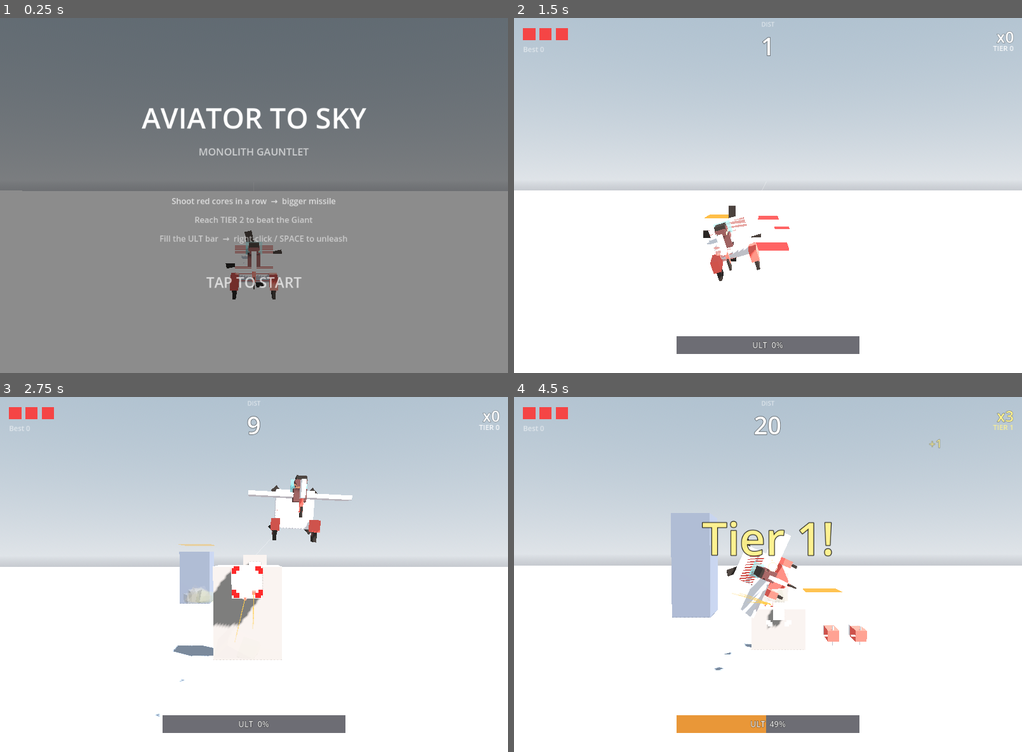
Above: before the commit, frames 1-4 (two rows, left to right).
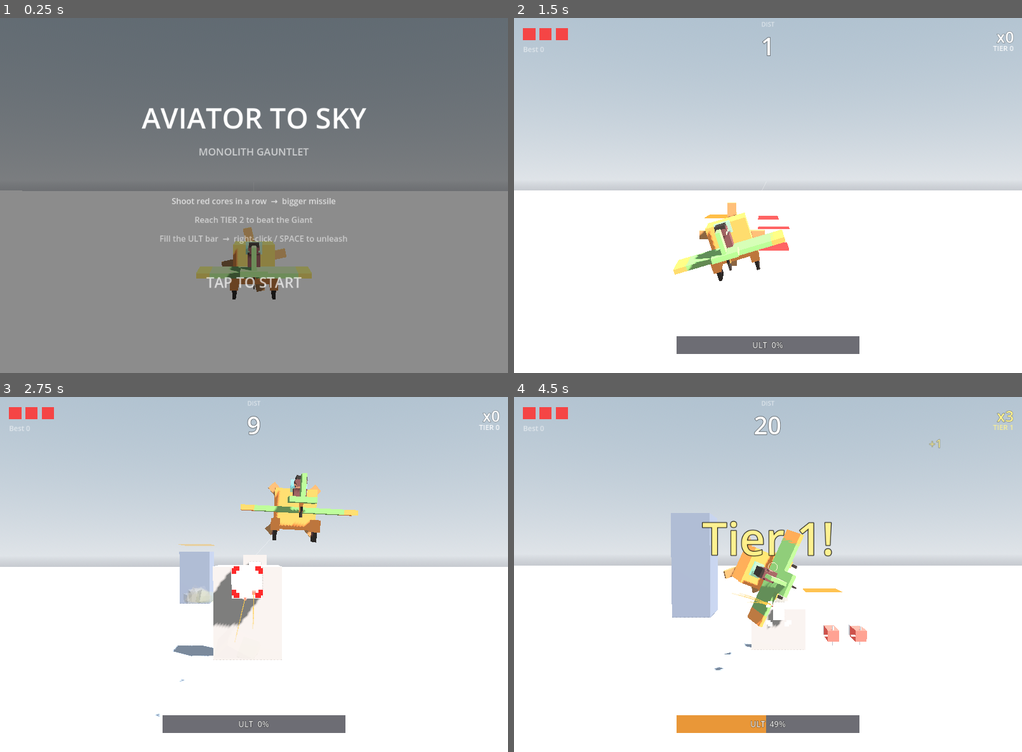
Above: after the commit, the same moments.

Repository: weathermanho/supercent
Game: Godot game, scene res://scenes/Main.tscn
Two runs of this game, one before a commit and one after it. Both use one fixed random seed, a clock stepped at 60 frames per second and the inputs below.
Inputs (mouse positions are in pixels of both pictures, inside the frame that each line leads up to):
- Up to frame 1 (0.25 s): no input
- Up to frame 2 (1.5 s): tap Enter at 0.5, 1.25 s; move the mouse to (879, 177) at 0.52 s; hold Right mouse button (fire_missle) 0.53-1.25 s; click (879, 177) at 0.67 s; drag from (666, 213) to (742, 266) at 1.27 s
- Up to frame 3 (2.75 s): move the mouse to (304, 496) at 2.02 s; hold Right mouse button (fire_missle) from 2.03 s (still down); click (304, 496) at 2.17 s
- Up to frame 4 (4.5 s): release Right mouse button (fire_missle) at 2.75 s; drag from (742, 645) to (615, 521) at 2.77 s; move the mouse to (920, 627) at 3.52 s; hold Right mouse button (fire_missle) 3.53-4.25 s; click (920, 627) at 3.67 s; drag from (615, 521) to (691, 485) at 4.27 s

The runs differ from the first frame. In frame 1, 1.5% of the frame differs, in the area x 38-62%, y 58-78%; in frame 2, 1.7%; in frame 3, 1.6%; in frame 4, 1.8%, in the area x 41-58%, y 37-65%.

Commit message:
feat(plane): 비행기를 초록/주황 복스 비행기로 리스킨 (image.png 레퍼런스)
레퍼런스 = 마인크래프트풍 초록 동체 + 주황 액센트 + 나무 프로펠러 +
가죽 항공모 파일럿.

GameColors: PLANE_GREEN / GREEN_DARK / ORANGE / WOOD / LEATHER 추가.

AirPlane:
- 동체(tapered) RED → PLANE_GREEN.
- 엔진 카울 WHITE → PLANE_ORANGE + 주황 trim 밴드.
- 수직 핀 + 수평 스태빌라이저 초록.
- 저익(low-wing) 초록 + 주황 날개끝.
- 프로펠러 갈색 나무(PLANE_WOOD) 블레이드 + 짙은 허브.
- 휠 프로텍터 / 서스펜션 RED → ORANGE.

Pilot은 이미 갈색 가죽 캡/고글 톤이라 유지.

Co-Authored-By: Claude Opus 4.7 <noreply@anthropic.com>

Diff:
--- a/godot_project/scripts/AirPlane.gd
+++ b/godot_project/scripts/AirPlane.gd
@@ -33,23 +33,37 @@
 func _ready() -> void:
 	corners.resize(8)
 
-	# Cockpit (tapered box)
-	add_child(BoxFactory.make_tapered_box(80, 50, 50, GameColors.RED))
-
-	# Engine
-	var engine := BoxFactory.make_box(20, 50, 50, GameColors.WHITE)
+	# Fuselage / cockpit (tapered box) — green body.
+	add_child(BoxFactory.make_tapered_box(80, 50, 50, GameColors.PLANE_GREEN))
+
+	# Engine cowl — orange nose block (the reference's bright orange front).
+	var engine := BoxFactory.make_box(22, 52, 52, GameColors.PLANE_ORANGE)
 	engine.position = Vector3(50.0, 0.0, 0.0)
 	add_child(engine)
 
-	# Tail
-	var tail := BoxFactory.make_box(15, 20, 5, GameColors.WHITE)
-	tail.position = Vector3(-40.0, 20.0, 0.0)
+	# Orange trim band where cowl meets the green body.
+	var trim := BoxFactory.make_box(8, 52, 54, GameColors.PLANE_ORANGE)
+	trim.position = Vector3(36.0, 0.0, 0.0)
+	add_child(trim)
+
+	# Vertical tail fin — green with orange leading edge.
+	var tail := BoxFactory.make_box(15, 28, 5, GameColors.PLANE_GREEN)
+	tail.position = Vector3(-40.0, 22.0, 0.0)
 	add_child(tail)
-
-	# Wings
-	var wings := BoxFactory.make_box(30, 5, 120, GameColors.WHITE)
-	wings.position = Vector3(0.0, 15.0, 0.0)
+	var tail_h := BoxFactory.make_box(22, 6, 30, GameColors.PLANE_GREEN)  # horizontal stabilizer
+	tail_h.position = Vector3(-40.0, 8.0, 0.0)
+	add_child(tail_h)
+
+	# Low wings — green with orange tips (low-wing monoplane like the ref).
+	var wings := BoxFactory.make_box(34, 6, 110, GameColors.PLANE_GREEN)
+	wings.position = Vector3(0.0, -2.0, 0.0)
 	add_child(wings)
+	var wingtip_l := BoxFactory.make_box(34, 6, 16, GameColors.PLANE_ORANGE)
+	wingtip_l.position = Vector3(0.0, -2.0, 60.0)
+	add_child(wingtip_l)
+	var wingtip_r := BoxFactory.make_box(34, 6, 16, GameColors.PLANE_ORANGE)
+	wingtip_r.position = Vector3(0.0, -2.0, -60.0)
+	add_child(wingtip_r)
 
 	# Wind shield (transparent)
 	var shield := BoxFactory.make_transparent_box(3, 15, 20, GameColors.BLUE, 0.7)
@@ -61,14 +75,14 @@
 	_propeller.position = Vector3(60.0, 0.0, 0.0)
 	add_child(_propeller)
 
-	_propeller.add_child(BoxFactory.make_box(20, 10, 10, GameColors.BROWN))
-
-	var blade1 := BoxFactory.make_box(1, 80, 10, GameColors.BROWN_DARK)
-	blade1.position = Vector3(8.0, 0.0, 0.0)
+	_propeller.add_child(BoxFactory.make_box(16, 14, 14, GameColors.BROWN_DARK))  # hub
+
+	var blade1 := BoxFactory.make_box(4, 90, 12, GameColors.PLANE_WOOD)
+	blade1.position = Vector3(6.0, 0.0, 0.0)
 	_propeller.add_child(blade1)
 
-	var blade2 := BoxFactory.make_box(1, 80, 10, GameColors.BROWN_DARK)
-	blade2.position = Vector3(8.0, 0.0, 0.0)
+	var blade2 := BoxFactory.make_box(4, 90, 12, GameColors.PLANE_WOOD)
+	blade2.position = Vector3(6.0, 0.0, 0.0)
 	blade2.rotation.x = PI / 2.0
 	_propeller.add_child(blade2)
 
@@ -80,7 +94,7 @@
 	add_child(pilot_holder)
 
 	# Wheels
-	var wheel_protec_r := BoxFactory.make_box(30, 15, 10, GameColors.RED)
+	var wheel_protec_r := BoxFactory.make_box(30, 15, 10, GameColors.PLANE_ORANGE)
 	wheel_protec_r.position = Vector3(25.0, -20.0, 25.0)
 	add_child(wheel_protec_r)
 
@@ -103,11 +117,11 @@
 	wheel_tire_b.scale = Vector3(0.5, 0.5, 0.5)
 	add_child(wheel_tire_b)
 
-	var wheel_protec_l := BoxFactory.make_box(30, 15, 10, GameColors.RED)
+	var wheel_protec_l := BoxFactory.make_box(30, 15, 10, GameColors.PLANE_ORANGE)
 	wheel_protec_l.position = Vector3(25.0, -20.0, -25.0)
 	add_child(wheel_protec_l)
 
-	var suspension := BoxFactory.make_box(4, 20, 4, GameColors.RED)
+	var suspension := BoxFactory.make_box(4, 20, 4, GameColors.PLANE_ORANGE)
 	suspension.position = Vector3(-32.5, 5.0, 0.0)
 	suspension.rotation.z = -deg_to_rad(0.3)
 	add_child(suspension)
--- a/godot_project/scripts/GameColors.gd
+++ b/godot_project/scripts/GameColors.gd
@@ -11,3 +11,10 @@
 const DARK_BLUE := Color8(0, 152, 206)
 const PURE_WHITE := Color8(255, 255, 255)
 const SAND := Color8(235, 221, 180)  # clear color background
+
+# Voxel-plane palette (matches the green/orange origami-Minecraft reference).
+const PLANE_GREEN := Color8(106, 142, 78)        # forest green body
+const PLANE_GREEN_DARK := Color8(74, 102, 54)    # shaded green
+const PLANE_ORANGE := Color8(214, 120, 54)       # orange nose / accents
+const PLANE_WOOD := Color8(150, 104, 60)         # propeller wood
+const PLANE_LEATHER := Color8(120, 84, 54)       # aviator cap leather
